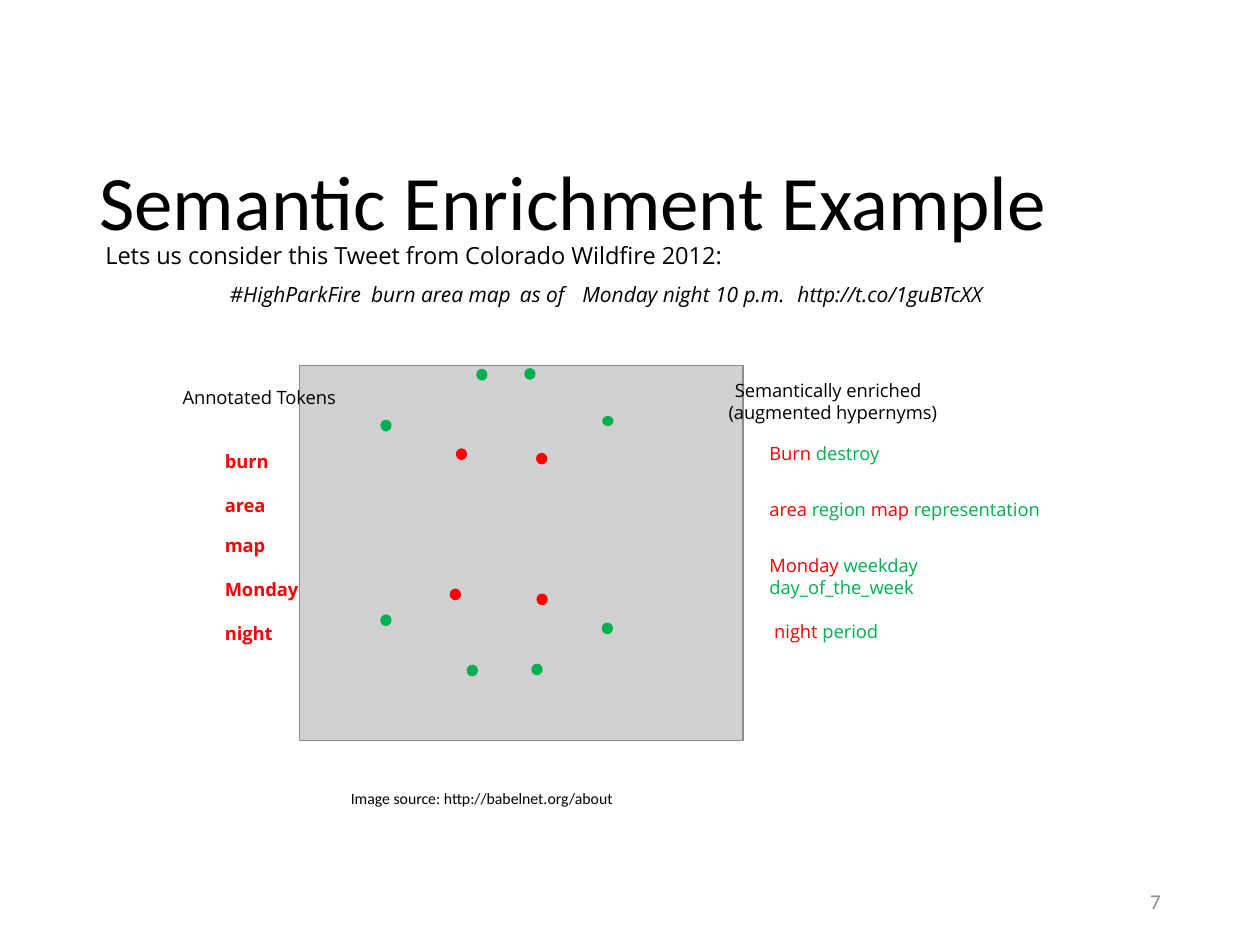
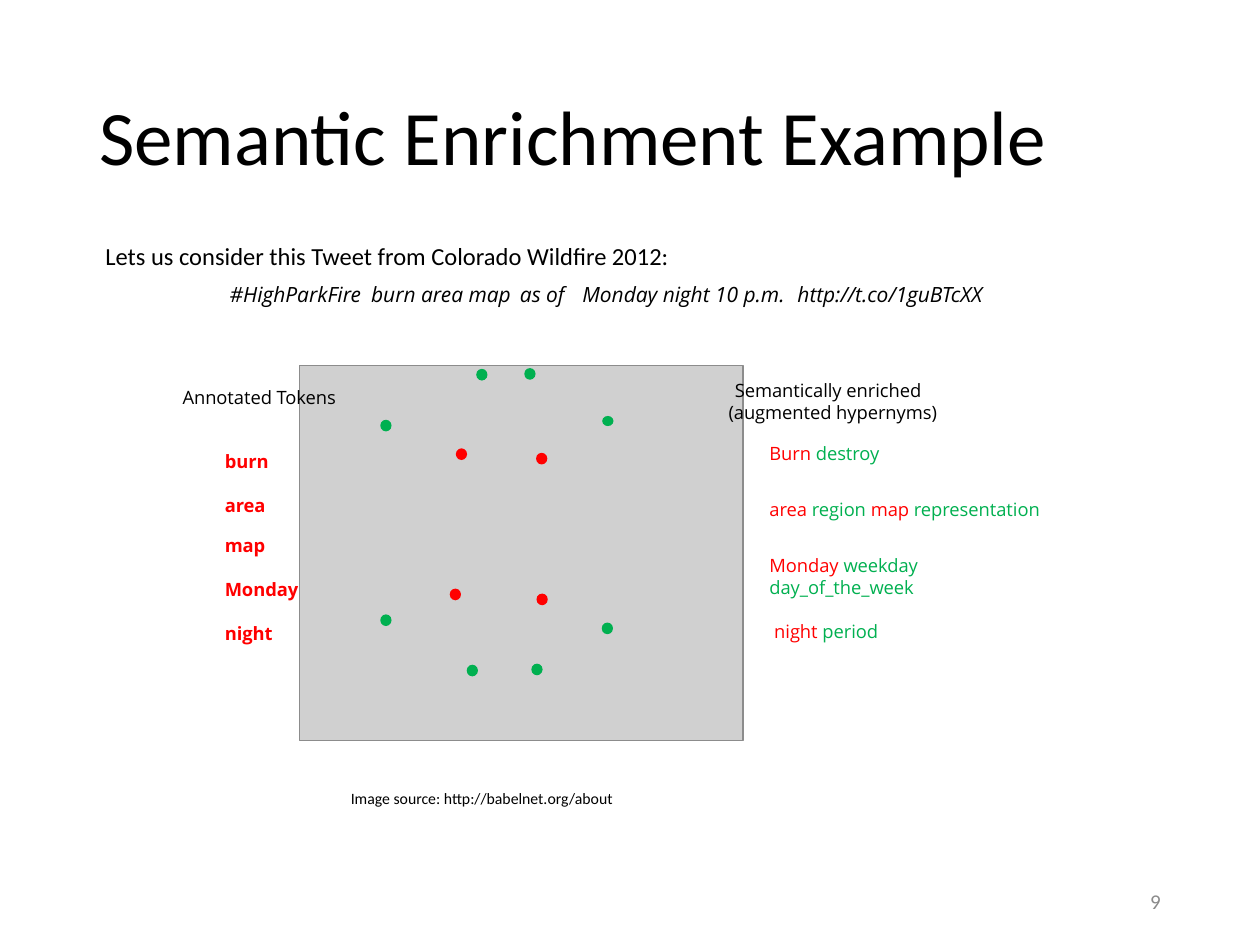
Before and after one commit to evhart/smasac-tutorial, a slide deck: slide 9 of slides/pptx/4-classification.pptx (slide 7 before the commit). Drawn at 1260x945 pixels with LibreOffice and Linux fonts; fonts in the diff are those of the drawing; grey boxes stand for pictures. Boxes give left, top, right and bottom in pixels: in the first picture for what was removed or moved away, otherwise in the second. Text is boxed around its words. In the diff, an @@ line names an element or a change of style, - is before the commit and + after.

```diff
--- a/slides/pptx/4-classification.pptx
+++ b/slides/pptx/4-classification.pptx
@@ title "Semantic Enrichment Example" rewrapped from <box>99,176,1046,248</box> to <box>99,111,1046,178</box> @@
@@ text "Lets us consider this Tweet ..." at <box>105,248,668,266</box>: size 13.5 to 14 pt, font Open Sans to Calibri @@
@@ page number at <box>1150,895,1161,909</box>: text changed @@
-7
+9
```
Also in this commit, not shown: 11 other slides changed, 8 slides added, 1 other file.
